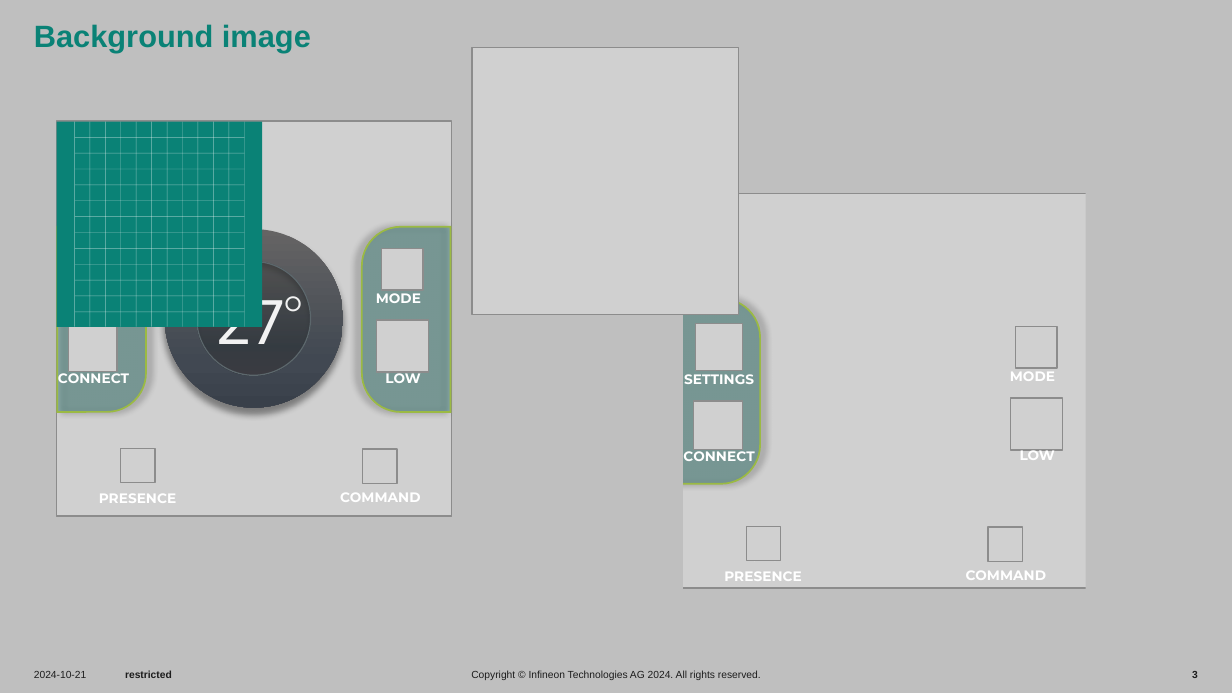
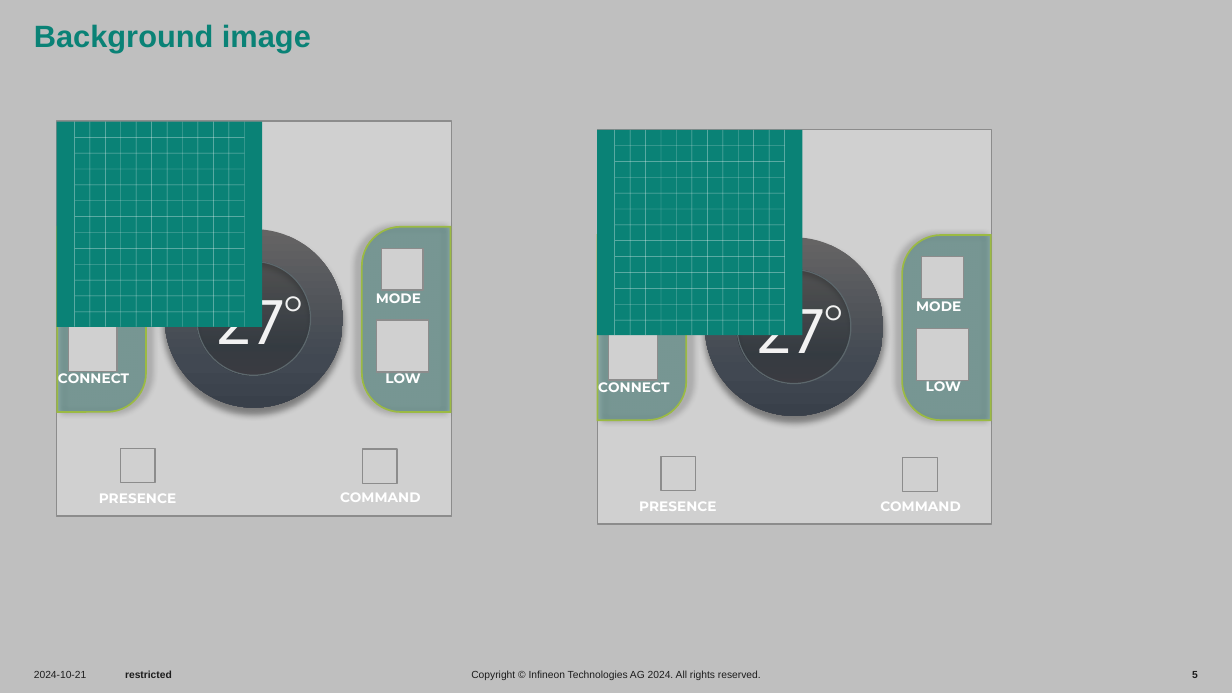
Before and after one commit to arvi-kris-cy/hmi_thermostat, a slide deck: slide 5 of proj_cm55/ui/design/ui_design_helper.pptx (slide 3 before the commit). Drawn at 1232x693 pixels with LibreOffice and Linux fonts; fonts in the diff are those of the drawing; grey boxes stand for pictures; background and template pictures are left out. Boxes give left, top, right and bottom in pixels: in the first picture for what was removed or moved away, otherwise in the second. Text is boxed around its words. In the diff, an @@ line names an element or a change of style, - is before the commit and + after.

```diff
--- a/proj_cm55/ui/design/ui_design_helper.pptx
+++ b/proj_cm55/ui/design/ui_design_helper.pptx
@@ picture removed at (472,48,738,315) @@
@@ picture: place and size @@
-picture at (683,193,1101,588)
+picture at (598,129,992,524)
@@ rectangle added at (598,129,803,335), fill #0A8276 @@
@@ group added at (615,129,785,335): 12 lines @@
@@ rectangle removed at (1085,177,1129,610) @@
@@ round same rect: place and size @@
-round same rect at (671,299,760,484)
+round same rect at (598,235,686,420)
@@ arch (boxed as its full ring) added at (705,238,883,416), fill gradient #656464 to #414852 to #39404A @@
@@ round same rect added at (902,235,991,420), fill #086259 at 35% opacity, outline #9BBA43 1 pt @@
@@ group added at (615,145,785,320): 12 lines @@
@@ ellipse added at (737,270,850,383), fill gradient #343434 to #101820 to #181820, outline #5C676C 0.75 pt @@
@@ text added at (756,297,825,353), 36 pt, text #F2F2F2 @@
+27
@@ text added at (811,286,855,356), 28 pt, text #F2F2F2 @@
+°
@@ 2 pictures, 2 texts: place and size @@
-2 pictures, 2 texts at (1010,326,1062,460)
+2 pictures, 2 texts at (916,256,968,391)
@@ picture removed at (696,324,743,371) @@
@@ 4 texts, 3 pictures: place and size @@
-4 texts, 3 pictures at (683,374,1047,581)
+4 texts, 3 pictures at (598,300,961,511)
@@ bracket pair removed at (750,531,780,561) @@
```
Also in this commit, not shown: 2 slides added, 13 other files.
